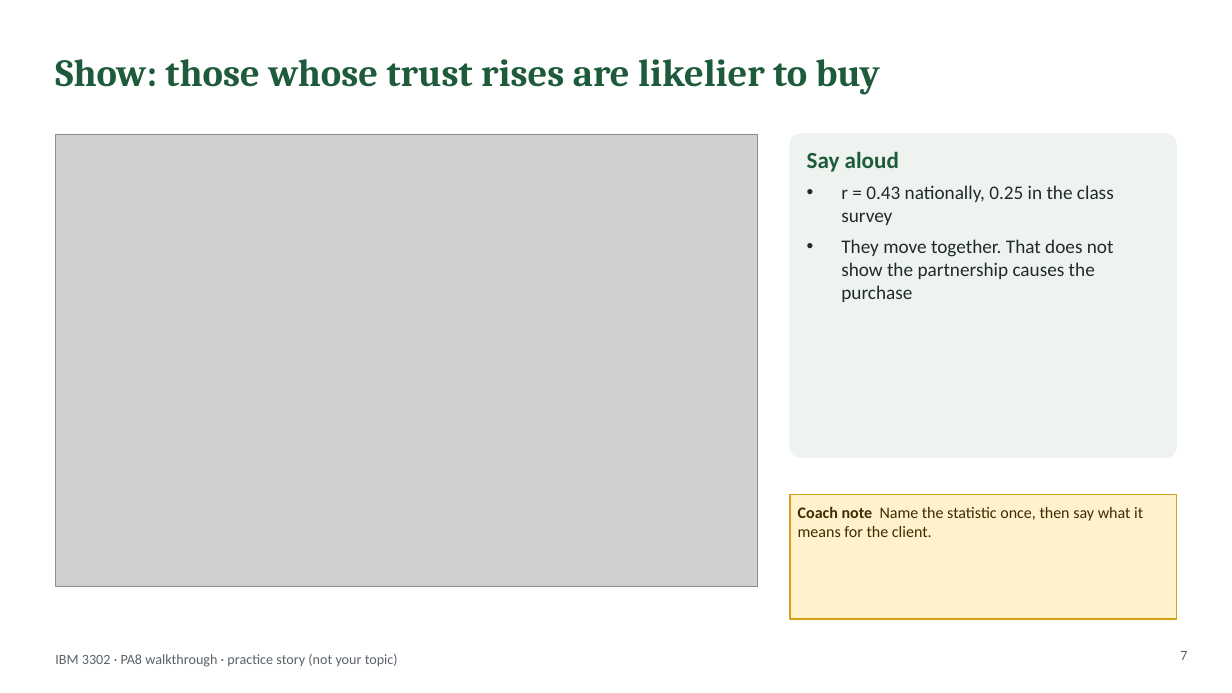
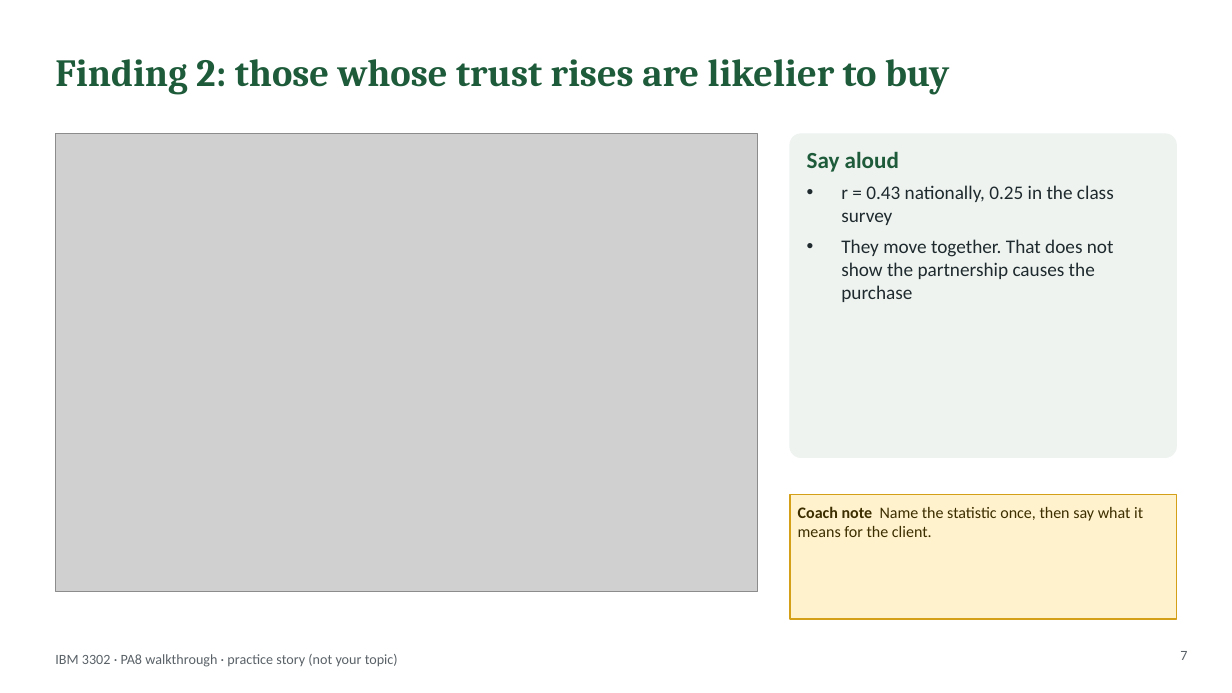
Before and after one commit to lyf718718/mktg-research-sim, a slide deck: slide 7 of hub/files/PA8_Presentation_Walkthrough.pptx. Drawn at 1232x693 pixels with LibreOffice and Linux fonts; fonts in the diff are those of the drawing; grey boxes stand for pictures. Boxes give left, top, right and bottom in pixels: in the first picture for what was removed or moved away, otherwise in the second. Text is boxed around its words. In the diff, an @@ line names an element or a change of style, - is before the commit and + after.

```diff
--- a/hub/files/PA8_Presentation_Walkthrough.pptx
+++ b/hub/files/PA8_Presentation_Walkthrough.pptx
@@ title at (55,59,949,95): text changed @@
-Show: those whose trust rises are likelier to buy
+Finding 2: those whose trust rises are likelier to buy
@@ picture: place and size @@
-picture at (55,134,758,587)
+picture at (55,134,758,592)
```
Also in this commit, not shown: 12 other slides changed, 17 other files.
